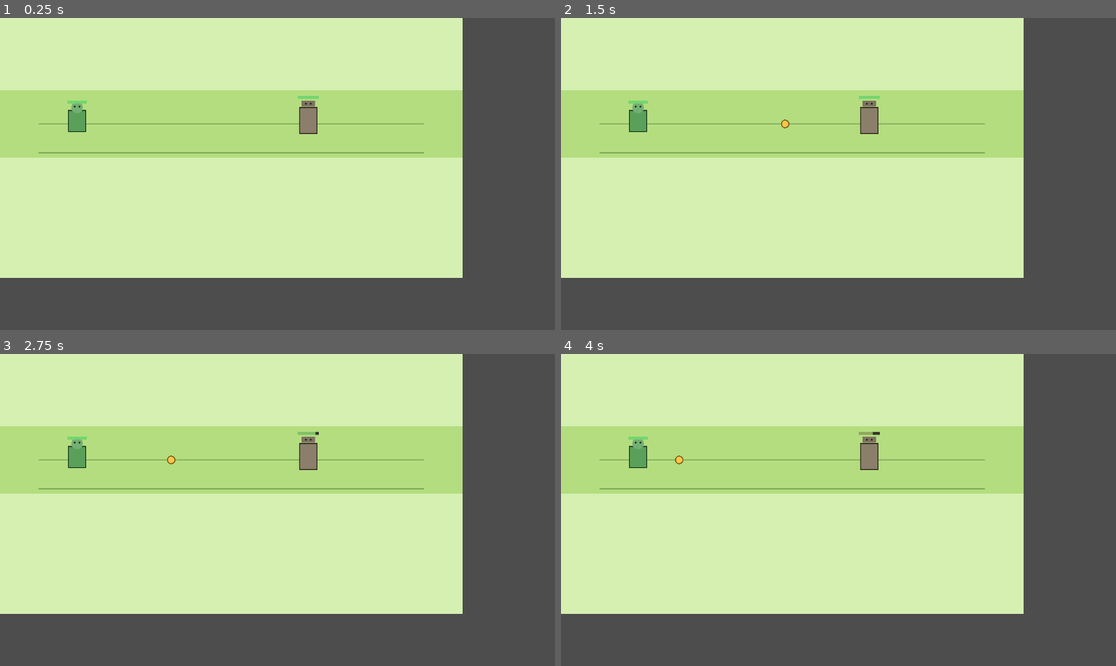
Above: before the commit, frames 1-4 (two rows, left to right).
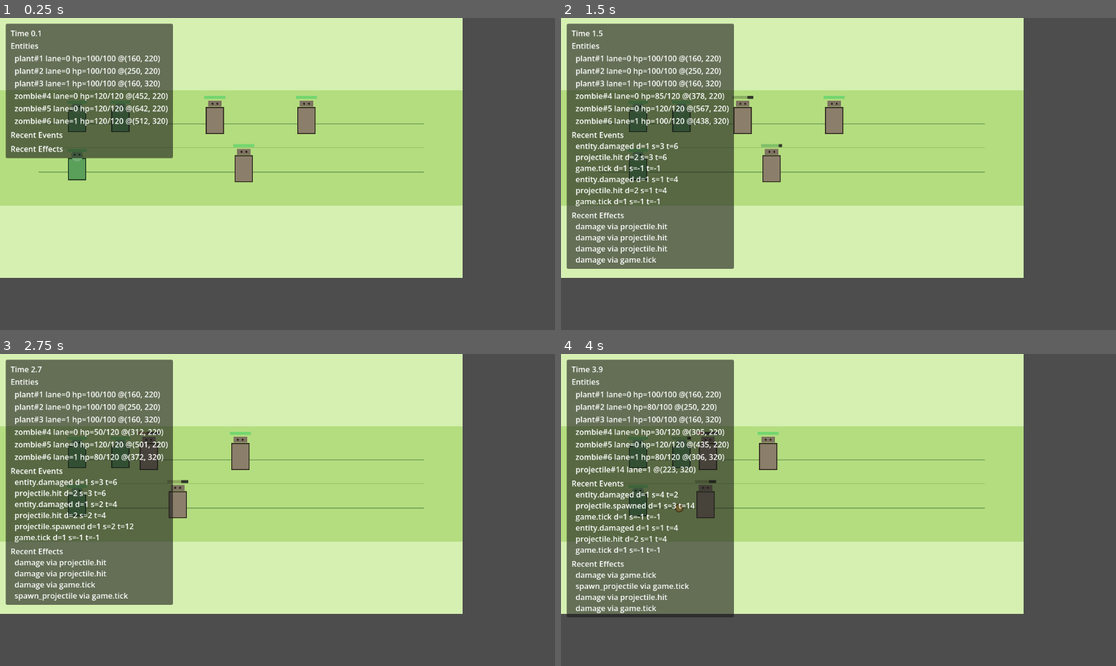
Above: after the commit, the same moments.

Repository: Abgetrennter/open_pvz
Game: Godot game, scene res://scenes/main/main.tscn
Same seed, same stepped clock (60 frames per second), same inputs: the game is played once before the commit and once after it.
Inputs:
- Up to frame 1 (0.25 s): no input
- Up to frame 2 (1.5 s): tap D at 1.25 s
- Up to frame 3 (2.75 s): no input
- Up to frame 4 (4 s): tap D at 2.75 s

The runs differ from the first frame. In frame 1, 27% of the frame differs, in the area x 0-84%, y 1-61%; in frame 2, 33%; in frame 3, 33%; in frame 4, 34%, in the area x 0-84%, y 1-85%.

Commit message:
Add lane-based combat and zombie death feedback

Diff:
--- a/scripts/battle/battle_manager.gd
+++ b/scripts/battle/battle_manager.gd
@@ -5,6 +5,12 @@
 const EventDataRef = preload("res://scripts/core/runtime/event_data.gd")
 const EffectNodeRef = preload("res://scripts/core/runtime/effect_node.gd")
 const TriggerInstanceRef = preload("res://scripts/core/runtime/trigger_instance.gd")
+const DebugOverlayRef = preload("res://scripts/debug/debug_overlay.gd")
+
+const LANE_Y := {
+	0: 220.0,
+	1: 320.0,
+}
 
 @export var tick_interval := 0.25
 @export var playfield_size := Vector2(960.0, 540.0)
@@ -16,6 +22,7 @@
 func _ready() -> void:
 	GameState.current_battle = self
 	queue_redraw()
+	_spawn_debug_overlay()
 	_spawn_debug_demo()
 
 
@@ -54,19 +61,37 @@
 
 
 func _spawn_debug_demo() -> void:
-	var plant: Variant = _entity_factory.create_plant(Vector2(160, 220))
-	var zombie: Variant = _entity_factory.create_zombie(Vector2(640, 220))
+	_spawn_demo_plant(0, 160.0, 1.4, 20, 220.0)
+	_spawn_demo_plant(0, 250.0, 2.1, 15, 210.0)
+	_spawn_demo_plant(1, 160.0, 1.6, 20, 220.0)
+
+	_spawn_demo_zombie(0, 460.0)
+	_spawn_demo_zombie(0, 650.0)
+	_spawn_demo_zombie(1, 520.0)
+
+
+func _spawn_demo_plant(lane_id: int, x_position: float, interval: float, damage: int, speed: float) -> void:
+	var plant: Variant = _entity_factory.create_plant(Vector2(x_position, _lane_y(lane_id)))
+	plant.assign_lane(lane_id)
 	add_child(plant)
+	_bind_shooter_trigger(plant, interval, damage, speed)
+
+
+func _spawn_demo_zombie(lane_id: int, x_position: float) -> void:
+	var zombie: Variant = _entity_factory.create_zombie(Vector2(x_position, _lane_y(lane_id)))
+	zombie.assign_lane(lane_id)
 	add_child(zombie)
 
+
+func _bind_shooter_trigger(plant: Node, interval: float, damage: int, speed: float) -> void:
 	var on_hit: Variant = EffectNodeRef.new(&"damage", {
-		"amount": 20,
+		"amount": damage,
 		"target_mode": &"context_target",
 	})
 	var root_effect: Variant = EffectNodeRef.new(&"spawn_projectile", {
-		"speed": 220.0,
+		"speed": speed,
 		"direction": Vector2.RIGHT,
-		"damage": 20,
+		"damage": damage,
 	}, {
 		&"on_hit": on_hit,
 	})
@@ -74,15 +99,26 @@
 	var trigger: Variant = TriggerInstanceRef.new()
 	trigger.def_id = &"periodically"
 	trigger.event_name = &"game.tick"
-	trigger.condition_values = {"interval": 1.5}
+	trigger.condition_values = {"interval": interval}
 	trigger.effect_roots = [root_effect]
 
-	if plant.trigger_component != null:
-		plant.trigger_component.bind_triggers([trigger])
+	if plant.get("trigger_component") != null:
+		plant.get("trigger_component").bind_triggers([trigger])
+
+
+func _spawn_debug_overlay() -> void:
+	var overlay: Variant = DebugOverlayRef.new()
+	add_child(overlay)
+	overlay.bind_battle_root(self)
 
 
 func _draw() -> void:
 	draw_rect(Rect2(Vector2.ZERO, playfield_size), Color("d5f0b1"))
-	draw_rect(Rect2(Vector2(0, 150), Vector2(playfield_size.x, 140)), Color("b4dd7f"))
-	draw_line(Vector2(80, 220), Vector2(playfield_size.x - 80, 220), Color("6f9d53"), 2.0)
-	draw_line(Vector2(80, 280), Vector2(playfield_size.x - 80, 280), Color("6f9d53"), 2.0)
+	draw_rect(Rect2(Vector2(0, 150), Vector2(playfield_size.x, 240)), Color("b4dd7f"))
+	draw_line(Vector2(80, _lane_y(0)), Vector2(playfield_size.x - 80, _lane_y(0)), Color("6f9d53"), 2.0)
+	draw_line(Vector2(80, _lane_y(1)), Vector2(playfield_size.x - 80, _lane_y(1)), Color("6f9d53"), 2.0)
+	draw_line(Vector2(80, 270), Vector2(playfield_size.x - 80, 270), Color("8db768"), 1.0)
+
+
+func _lane_y(lane_id: int) -> float:
+	return float(LANE_Y.get(lane_id, 220.0))
--- a/scripts/battle/entity_factory.gd
+++ b/scripts/battle/entity_factory.gd
@@ -24,6 +24,7 @@
 func create_zombie(position: Vector2):
 	var zombie: Variant = ZombieRootRef.new()
 	zombie.position = position
+	zombie.add_child(_make_movement_component())
 	zombie.add_child(_make_health_component(120))
 	zombie.add_child(_make_passive_hitbox(Vector2(44.0, 60.0)))
 	return zombie
--- /dev/null
+++ b/scripts/debug/debug_overlay.gd
@@ -0,0 +1,140 @@
+extends CanvasLayer
+class_name DebugOverlay
+
+const REFRESH_INTERVAL := 0.15
+const MAX_EVENT_LINES := 6
+const MAX_EFFECT_LINES := 4
+
+var battle_root: Node = null
+var _refresh_accumulator := 0.0
+var _panel: PanelContainer = null
+var _summary_label: Label = null
+var _events_label: RichTextLabel = null
+var _effects_label: RichTextLabel = null
+
+
+func _ready() -> void:
+	layer = 10
+	_build_ui()
+	_refresh_text()
+
+
+func _process(delta: float) -> void:
+	_refresh_accumulator += delta
+	if _refresh_accumulator < REFRESH_INTERVAL:
+		return
+
+	_refresh_accumulator = 0.0
+	_refresh_text()
+
+
+func bind_battle_root(node: Node) -> void:
+	battle_root = node
+	_refresh_text()
+
+
+func _build_ui() -> void:
+	_panel = PanelContainer.new()
+	_panel.position = Vector2(12.0, 12.0)
+	_panel.size = Vector2(320.0, 232.0)
+	add_child(_panel)
+
+	var margin := MarginContainer.new()
+	margin.add_theme_constant_override("margin_left", 10)
+	margin.add_theme_constant_override("margin_top", 8)
+	margin.add_theme_constant_override("margin_right", 10)
+	margin.add_theme_constant_override("margin_bottom", 8)
+	_panel.add_child(margin)
+
+	var layout := VBoxContainer.new()
+	layout.add_theme_constant_override("separation", 6)
+	margin.add_child(layout)
+
+	_summary_label = Label.new()
+	_summary_label.vertical_alignment = VERTICAL_ALIGNMENT_TOP
+	layout.add_child(_summary_label)
+
+	_events_label = RichTextLabel.new()
+	_events_label.fit_content = true
+	_events_label.scroll_active = false
+	_events_label.bbcode_enabled = false
+	layout.add_child(_events_label)
+
+	_effects_label = RichTextLabel.new()
+	_effects_label.fit_content = true
+	_effects_label.scroll_active = false
+	_effects_label.bbcode_enabled = false
+	layout.add_child(_effects_label)
+
+
+func _refresh_text() -> void:
+	if _summary_label == null:
+		return
+
+	_summary_label.text = _build_summary_text()
+	_events_label.text = _build_events_text()
+	_effects_label.text = _build_effects_text()
+
+
+func _build_summary_text() -> String:
+	var lines: PackedStringArray = PackedStringArray()
+	lines.append("Time %.1f" % GameState.current_time)
+	lines.append("Entities")
+
+	if battle_root == null:
+		lines.append("  <no battle>")
+		return "\n".join(lines)
+
+	for child in battle_root.get_children():
+		if not child.has_method("get_debug_name"):
+			continue
+		lines.append("  %s" % _entity_line(child))
+
+	return "\n".join(lines)
+
+
+func _entity_line(entity: Node) -> String:
+	var position_text := ""
+	if entity is Node2D:
+		var entity_node := entity as Node2D
+		position_text = "@(%.0f, %.0f)" % [entity_node.global_position.x, entity_node.global_position.y]
+
+	var health_component := entity.get_node_or_null("HealthComponent")
+	if health_component != null:
+		return "%s lane=%d hp=%d/%d %s" % [
+			entity.call("get_debug_name"),
+			int(entity.get("lane_id")),
+			int(health_component.current_health),
+			int(health_component.max_health),
+			position_text,
+		]
+
+	return "%s lane=%d %s" % [entity.call("get_debug_name"), int(entity.get("lane_id")), position_text]
+
+
+func _build_events_text() -> String:
+	var lines: PackedStringArray = PackedStringArray()
+	lines.append("Recent Events")
+	var count := mini(DebugService.event_log.size(), MAX_EVENT_LINES)
+	for index in range(count):
+		var entry: Dictionary = DebugService.event_log[index]
+		lines.append("  %s d=%d s=%s t=%s" % [
+			String(entry.get("event_name", "")),
+			int(entry.get("depth", 0)),
+			str(entry.get("source", "")),
+			str(entry.get("target", "")),
+		])
+	return "\n".join(lines)
+
+
+func _build_effects_text() -> String:
+	var lines: PackedStringArray = PackedStringArray()
+	lines.append("Recent Effects")
+	var count := mini(DebugService.effect_log.size(), MAX_EFFECT_LINES)
+	for index in range(count):
+		var entry: Dictionary = DebugService.effect_log[index]
+		lines.append("  %s via %s" % [
+			String(entry.get("effect_id", "")),
+			String(entry.get("event_name", "")),
+		])
+	return "\n".join(lines)
--- a/scripts/entities/base_entity.gd
+++ b/scripts/entities/base_entity.gd
@@ -3,6 +3,7 @@
 
 @export var entity_kind: StringName = &"entity"
 @export var team: StringName = &"neutral"
+@export var lane_id := -1
 var entity_id := -1
 var template_id: StringName = StringName()
 var entity_state: Dictionary = {}
@@ -21,6 +22,15 @@
 	return entity_state
 
 
+func assign_lane(new_lane_id: int) -> void:
+	lane_id = new_lane_id
+	entity_state["lane_id"] = lane_id
+
+
+func is_combat_active() -> bool:
+	return true
+
+
 func get_debug_name() -> String:
 	return "%s#%d" % [String(entity_kind), entity_id]
 
@@ -30,6 +40,7 @@
 		"entity_id": entity_id,
 		"entity_kind": entity_kind,
 		"team": team,
+		"lane_id": lane_id,
 		"position": global_position,
 		"state": entity_state.duplicate(true),
 	}
--- a/scripts/entities/plant_root.gd
+++ b/scripts/entities/plant_root.gd
@@ -15,6 +15,7 @@
 	entity_kind = &"plant"
 	team = &"plant"
 	super()
+	entity_state["status"] = "alive"
 	if health_component != null:
 		health_component.damaged.connect(_on_health_changed)
 		health_component.died.connect(_on_died)
@@ -46,4 +47,5 @@
 
 
 func _on_died() -> void:
+	entity_state["status"] = "dead"
 	queue_free()
--- a/scripts/entities/projectile_root.gd
+++ b/scripts/entities/projectile_root.gd
@@ -55,6 +55,9 @@
 			team = StringName(source_team)
 		else:
 			team = &"neutral"
+		var source_lane: Variant = source_node.get("lane_id")
+		if source_lane is int:
+			assign_lane(source_lane)
 	else:
 		team = &"neutral"
 	if movement_component != null:
--- a/scripts/entities/zombie_root.gd
+++ b/scripts/entities/zombie_root.gd
@@ -1,33 +1,82 @@
 extends "res://scripts/entities/base_entity.gd"
 class_name ZombieRoot
 
+@onready var movement_component: Variant = get_node_or_null("MovementComponent")
 @onready var health_component: Variant = get_node_or_null("HealthComponent")
+@onready var hitbox_component: Variant = get_node_or_null("HitboxComponent")
 
 const BODY_COLOR := Color("8b7f6b")
 const OUTLINE_COLOR := Color("2d241b")
 const HEALTH_GOOD := Color("72d66f")
 const HEALTH_BAD := Color("c44a3d")
 
+@export var move_speed := 55.0
+@export var attack_range := 56.0
+@export var attack_interval := 1.0
+@export var attack_damage := 10
+@export var death_feedback_duration := 0.65
+
+var _attack_cooldown := 0.0
+var _attack_target: Node = null
+var _is_dying := false
+var _death_elapsed := 0.0
+
 
 func _ready() -> void:
 	entity_kind = &"zombie"
 	team = &"zombie"
 	super()
+	entity_state["status"] = "alive"
 	if health_component != null:
 		health_component.damaged.connect(_on_health_changed)
 		health_component.died.connect(_on_died)
 	queue_redraw()
 
 
+func _physics_process(delta: float) -> void:
+	if _is_dying:
+		return
+
+	_attack_cooldown = max(_attack_cooldown - delta, 0.0)
+	_attack_target = _find_attack_target()
+
+	if movement_component != null:
+		movement_component.velocity = Vector2.ZERO
+
+	if _attack_target != null:
+		if movement_component != null:
+			movement_component.velocity = Vector2.ZERO
+		_try_attack()
+	elif movement_component != null:
+		movement_component.velocity = Vector2.LEFT * move_speed
+		movement_component.physics_process_movement(self, delta)
+
+
+func _process(delta: float) -> void:
+	if not _is_dying:
+		return
+
+	_death_elapsed += delta
+	var progress: float = clamp(_death_elapsed / death_feedback_duration, 0.0, 1.0)
+	rotation_degrees = lerpf(0.0, 88.0, progress)
+	modulate.a = 1.0 - progress
+	position.y += 18.0 * delta
+	if progress >= 1.0:
+		queue_free()
+
+
 func take_damage(amount: int, source_node: Node = null, tags: PackedStringArray = PackedStringArray()) -> void:
+	if _is_dying:
+		return
 	if health_component != null:
 		health_component.take_damage(amount, source_node, tags)
 
 
 func _draw() -> void:
-	draw_rect(Rect2(Vector2(-18, -34), Vector2(36, 54)), BODY_COLOR)
+	var body_color := BODY_COLOR if not _is_dying else BODY_COLOR.darkened(0.25)
+	draw_rect(Rect2(Vector2(-18, -34), Vector2(36, 54)), body_color)
 	draw_rect(Rect2(Vector2(-18, -34), Vector2(36, 54)), OUTLINE_COLOR, false, 2.0)
-	draw_rect(Rect2(Vector2(-14, -48), Vector2(28, 12)), BODY_COLOR.darkened(0.1))
+	draw_rect(Rect2(Vector2(-14, -48), Vector2(28, 12)), body_color.darkened(0.1))
 	draw_circle(Vector2(-5, -42), 2.0, OUTLINE_COLOR)
 	draw_circle(Vector2(5, -42), 2.0, OUTLINE_COLOR)
 	_draw_health_bar(120 if health_component == null else health_component.current_health, 120 if health_component == null else health_component.max_health)
@@ -44,4 +93,67 @@
 
 
 func _on_died() -> void:
-	queue_free()
+	if _is_dying:
+		return
+	_is_dying = true
+	_death_elapsed = 0.0
+	entity_state["status"] = "dying"
+	_attack_target = null
+	if movement_component != null:
+		movement_component.velocity = Vector2.ZERO
+	if hitbox_component != null:
+		hitbox_component.set_deferred("monitorable", false)
+		hitbox_component.set_deferred("monitoring", false)
+	queue_redraw()
+
+
+func _find_attack_target() -> Node:
+	var battle := get_parent()
+	if battle == null:
+		return null
+
+	var best_target: Node = null
+	var best_distance := INF
+
+	for child in battle.get_children():
+		if child == null or child == self:
+			continue
+		if not child.has_method("take_damage"):
+			continue
+		if not child.has_method("get"):
+			continue
+		if child.get("team") == team:
+			continue
+		if child.get("lane_id") != lane_id:
+			continue
+		if child.has_method("is_combat_active") and not child.call("is_combat_active"):
+			continue
+		if not (child is Node2D):
+			continue
+
+		var target_node := child as Node2D
+		var x_distance := global_position.x - target_node.global_position.x
+		if x_distance < 0.0:
+			continue
+		if x_distance > attack_range:
+			continue
+		if x_distance < best_distance:
+			best_distance = x_distance
+			best_target = child
+
+	return best_target
+
+
+func _try_attack() -> void:
+	if _attack_target == null or _attack_cooldown > 0.0:
+		return
+	if not is_instance_valid(_attack_target):
+		_attack_target = null
+		return
+
+	_attack_cooldown = attack_interval
+	_attack_target.call("take_damage", attack_damage, self, PackedStringArray(["bite"]))
+
+
+func is_combat_active() -> bool:
+	return not _is_dying
